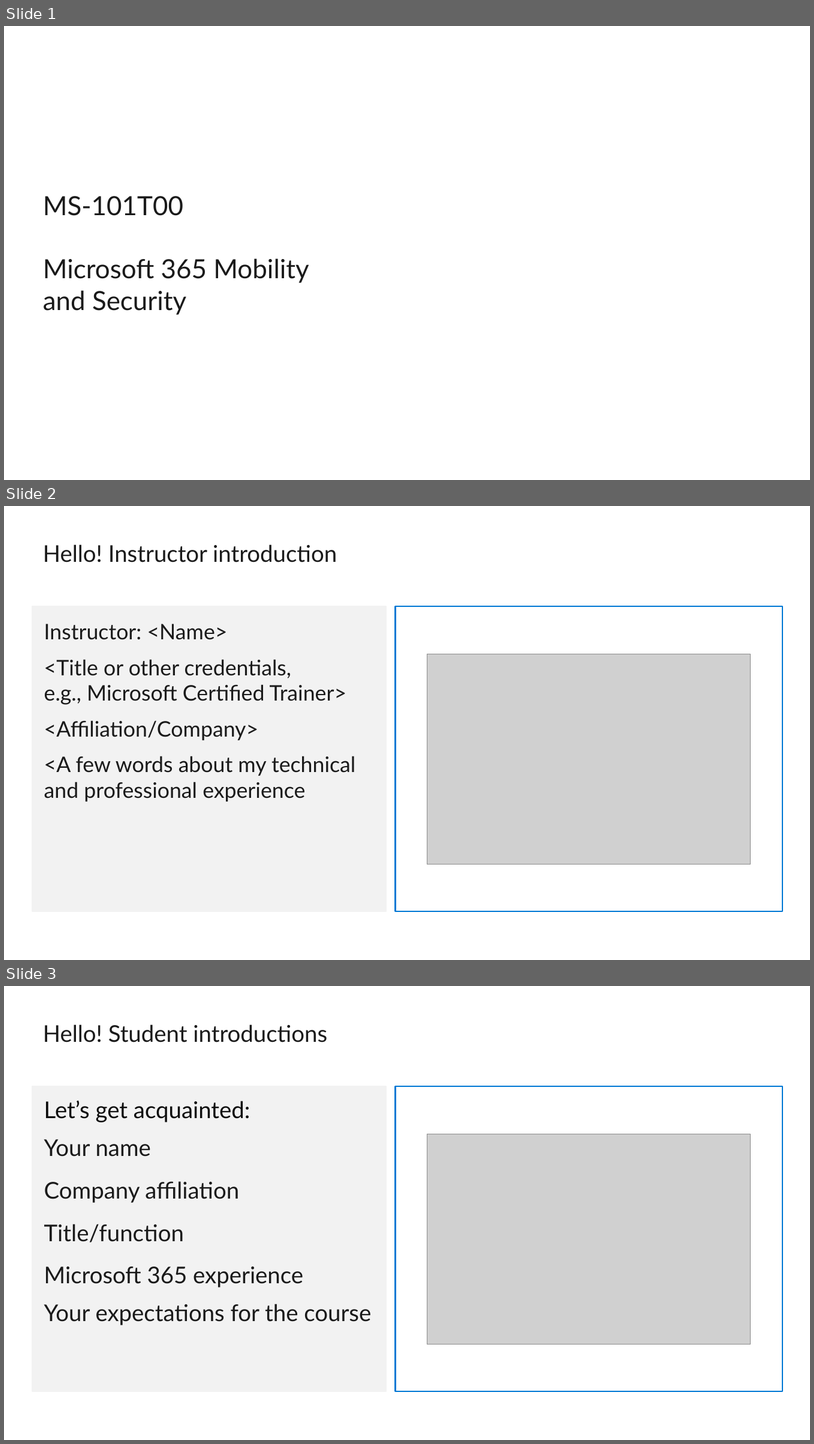
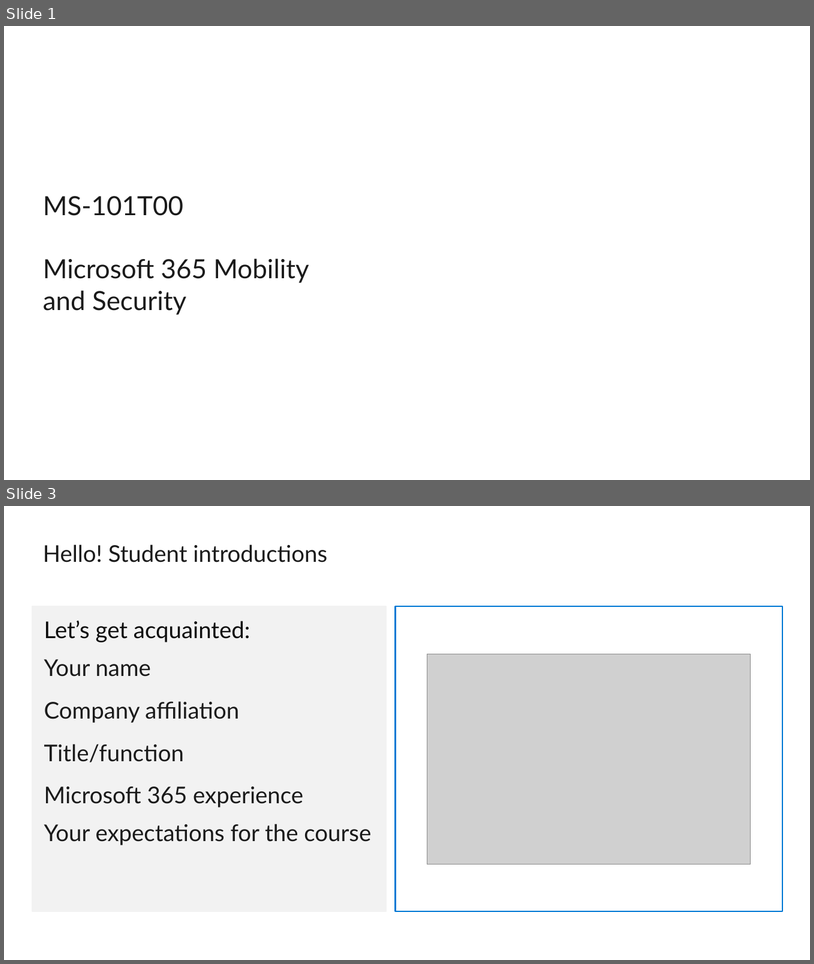
Before and after one commit to kramit/MS-101, a slide deck: MS-101/MS-101T00A-ENU-PowerPoint/MS-101T00A-ENU-PowerPoint_Introduction.pptx. Shown one above the other, each under a label of ours: slides 1, 2 and 3 before the commit, slides 1 and 3 after it; the slides between them are not shown. The pictures are 814x1444 and 814x964 pixels, drawn with LibreOffice and Linux fonts; fonts in the diff are those of the drawing; grey boxes stand for pictures; background and template pictures are left out. Boxes give left, top, right and bottom in pixels: in the first picture for what was removed or moved away, otherwise in the second. Text is boxed around its words. In the diff, an @@ line names an element or a change of style, - is before the commit and + after.

```diff
--- a/MS-101/MS-101T00A-ENU-PowerPoint/MS-101T00A-ENU-PowerPoint_Introduction.pptx
+++ b/MS-101/MS-101T00A-ENU-PowerPoint/MS-101T00A-ENU-PowerPoint_Introduction.pptx
@@ slide 2 removed at bbox=[4, 506, 810, 960], background #FFFFFF @@
@@ title removed at bbox=[43, 544, 337, 562] @@
-Hello! Instructor introduction
@@ rectangle removed at bbox=[32, 606, 386, 911] @@
-Instructor: <Name>
-<Title or other credentials,
-e.g., Microsoft Certified Trainer>
-<Affiliation/Company>
-<A few words about my technical and professional experience
@@ rectangle removed at bbox=[395, 606, 783, 911] @@
@@ picture removed at bbox=[428, 654, 750, 864] @@
```
Also in this commit, not shown: 1 slide added, 1 other file.
